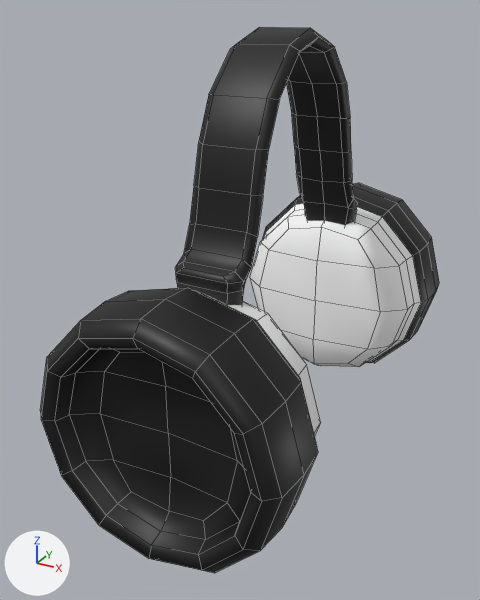
Renders of the FBX model Assets/Prefab/headphones.fbx from each side of a commit.
Both versions are drawn from a 50 mm lens placed at (0.00227, -0.00231, 0.02115), pointed at (-0.00022, 0.00222, 0.01889). Every picture has the same lights, and +X, +Y and +Z are marked at lower left. Mesh edges are drawn as thin lines. Where no turn or scale is listed for an object, it has been applied to the vertices.

Objects in the first picture: 'headphone', 'headphone1', 'pCube3'.
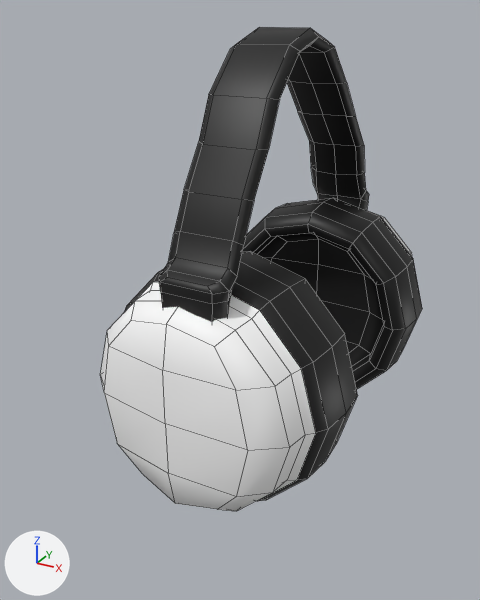
Where the change shows, as pixel boxes (x1, y1, x2, y2) in the pictures (480 x 600 px; the box of a moved part takes in the faces that stretch with it):
'headphone1', moved, turned
    before: (40, 288, 321, 573)
    after: (100, 251, 358, 511)
'pCube3', reshaped (15% wider, 6% taller)
    before: (175, 27, 357, 305)
    after: (159, 27, 369, 322)
'headphone', moved, turned
    before: (250, 183, 439, 367)
    after: (242, 198, 422, 390)
part 1 of me_mesh_001, moved or reshaped
    before: (286, 81, 351, 153)
    after: (287, 81, 364, 146)
part 2 of me_mesh_001, moved or reshaped
    before: (294, 146, 357, 225)
    after: (309, 140, 369, 211)
part 3 of me_mesh_001, moved or reshaped
    before: (175, 224, 257, 305)
    after: (159, 231, 244, 322)
part 4 of me_mesh_001, moved or reshaped
    before: (189, 142, 269, 237)
    after: (174, 142, 269, 245)

Patch to the scene script:
```diff
--- a/Assets/Prefab/headphones.fbx.py
+++ b/Assets/Prefab/headphones.fbx.py
@@ me_mesh_001 @@
 me_mesh_001.from_pydata(...)  # 129 vertices, 122 faces; spans x -0.00028..0.00028, y -0.00123..0.00123, z -0.00099..0.00085
 # used by ob_pcube3; location = (0.0, 0.0025, 0.020174)
+# me_mesh_001 part 1: all 7 vertices in x -0.00028..0.00028, y 0.00071..0.00084, z 0.00011..0.00012 are moved by (0.0, 0.00013, 0.0)
+# me_mesh_001 part 2: all 40 vertices in x -0.00028..0.00028, y 0.0008..0.00123, z -0.00096..-0.00018 are moved by (0.0, 0.00034, 0.0)
+# me_mesh_001 part 3: all 33 vertices in x -0.00028..0.00028, y -0.00123..-0.0009, z -0.00099..-0.00043 are moved by (0.0, -0.0002, 0.0)
+# me_mesh_001 part 4: all 7 vertices in x -0.00028..0.00028, y -0.0009..-0.0008, z -0.00019..-0.00018 are moved by (0.0, -0.00013, 0.0)
 me_mesh_001.materials.append(mat_earcover)
@@ ob_headphone1 @@
 ob_headphone1.parent = ob_headphone_001
-ob_headphone1.location = (-32.74, -2.53, -1.091)
+ob_headphone1.location = (-32.74, -2.53, -1.21)
+ob_headphone1.rotation_euler = (0.0, 3.059, 0.0)  # degrees (0, 175, 0)
@@ ob_headphone @@
 ob_headphone.parent = ob_headphone_001
-ob_headphone.location = (-32.74, -2.53, -1.459)
+ob_headphone.location = (-32.74, -2.53, -1.351)
+ob_headphone.rotation_euler = (0.0, -3.142, 0.0)  # degrees (0, -180, 0)
```
